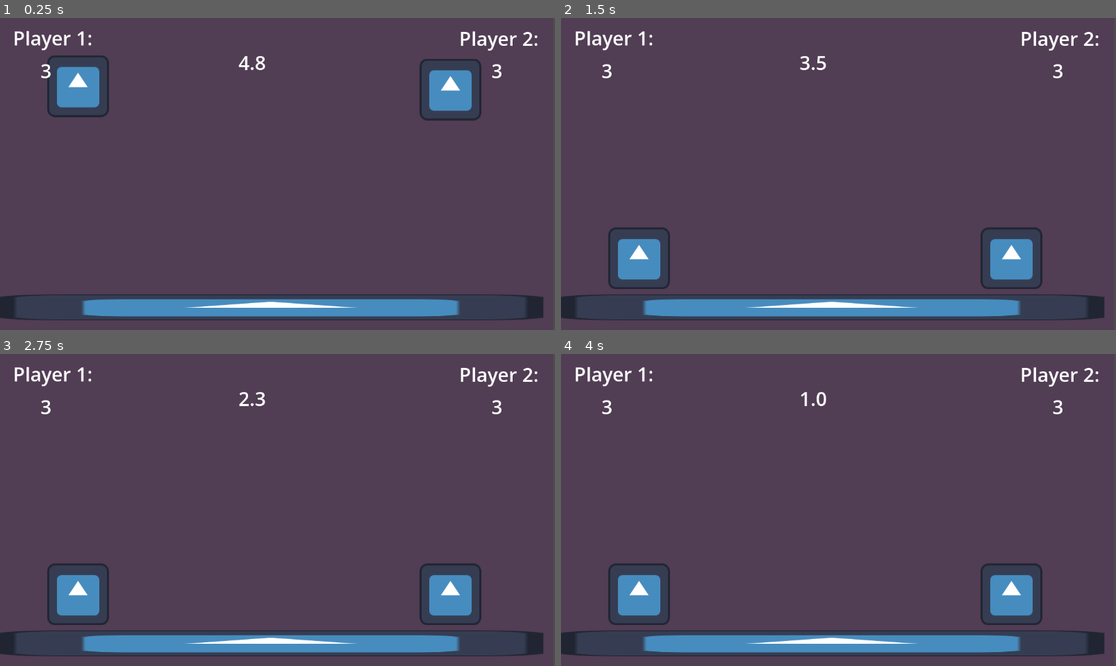
Above: before the commit, frames 1-4 (two rows, left to right).
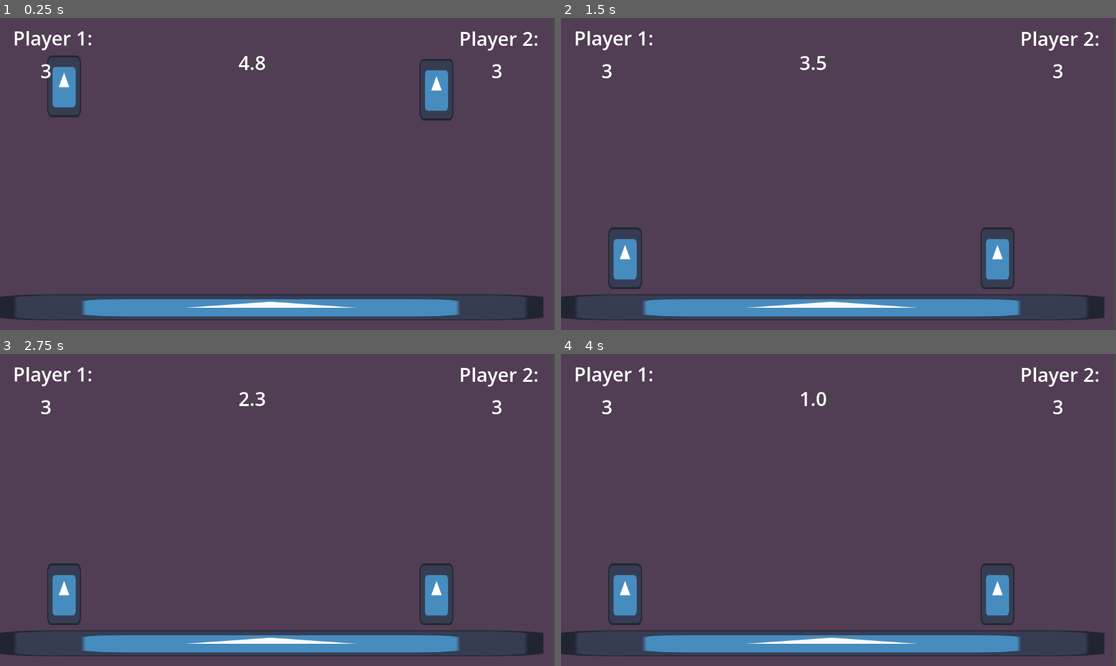
Above: after the commit, the same moments.

Repository: Battlica/game-jam-plus
Game: Godot game, scene res://main.tscn
Two runs of this game, one before a commit and one after it. Both use one fixed random seed, a clock stepped at 60 frames per second and the inputs below. The engine's default icon, where the game draws it, is replaced by a stand-in: a white triangle on a blue panel in a dark square.
Inputs:
- Up to frame 1 (0.25 s): no input
- Up to frame 2 (1.5 s): tap Enter at 1.25 s
- Up to frame 3 (2.75 s): tap Space at 2 s
- Up to frame 4 (4 s): tap Enter at 2.75 s; tap Space at 3.5 s

The runs differ from the first frame. In frame 1, 2.7% of the frame differs, in the area x 8-87%, y 12-33%; in frame 2, 2.7%, in the area x 8-87%, y 67-87%; in frame 3, 2.7%; in frame 4, 2.7%.

Commit message:
Interval gets smaller

Diff:
--- a/lightning_spawner.gd
+++ b/lightning_spawner.gd
@@ -31,6 +31,9 @@
 	$StrikeArea.visible = true
 	check_hit()
 	$LightningDurationTimer.start()
+
+	# Reset lightning interval ad make the duration shorter
+	$IntervalTimer.wait_time *= 0.8
 	$IntervalTimer.start()
 
 
--- a/lightning_spawner.tscn
+++ b/lightning_spawner.tscn
@@ -31,7 +31,8 @@
 debug_color = Color(0.9411544, 0.9730894, 0.99999994, 0.41960785)
 
 [node name="LightningDurationTimer" type="Timer" parent="." unique_id=212971964]
-wait_time = 0.5
+wait_time = 0.35
+one_shot = true
 
 [connection signal="timeout" from="IntervalTimer" to="." method="_on_interval_timer_timeout"]
 [connection signal="timeout" from="WarningTimer" to="." method="_on_warning_timer_timeout"]
--- a/main.gd
+++ b/main.gd
@@ -6,6 +6,7 @@
 func _ready() -> void:
 	$Player1.player_hit.connect($"."._on_player_hit)
 	$Player2.player_hit.connect($"."._on_player_hit)
+	$LightningSpawner.player_hit.connect($"."._on_player_hit)
 
 
 # Called every frame. 'delta' is the elapsed time since the previous frame.
--- a/player.gd
+++ b/player.gd
@@ -10,7 +10,7 @@
 var attack
 var lives := 3
 const SPEED = 500.0
-const JUMP_VELOCITY = -400.0
+const JUMP_VELOCITY = -700.0
 const ACCELERATION = 100
 const FRICTION = 20
 
--- a/player.tscn
+++ b/player.tscn
@@ -4,7 +4,7 @@
 [ext_resource type="Texture2D" uid="uid://v5cu1276vqab" path="res://icon.svg" id="2_qh3su"]
 
 [sub_resource type="RectangleShape2D" id="RectangleShape2D_buxg0"]
-size = Vector2(122.5, 122.5)
+size = Vector2(71.25, 122.5)
 
 [sub_resource type="RectangleShape2D" id="RectangleShape2D_onrkg"]
 size = Vector2(46.5, 33)
@@ -14,16 +14,17 @@
 script = ExtResource("1_bxx23")
 
 [node name="Sprite2D" type="Sprite2D" parent="." unique_id=207986653]
-position = Vector2(2, 1)
+position = Vector2(-27, 1)
+scale = Vector2(0.546875, 1)
 texture = ExtResource("2_qh3su")
 
 [node name="CollisionShape2D" type="CollisionShape2D" parent="." unique_id=210560316]
-position = Vector2(1, 0)
+position = Vector2(-24.625, 0)
 shape = SubResource("RectangleShape2D_buxg0")
 
 [node name="AttackArea" type="Area2D" parent="." unique_id=807345608]
 
 [node name="CollisionShape2D" type="CollisionShape2D" parent="AttackArea" unique_id=210515617]
-position = Vector2(92.75, 6.5)
+position = Vector2(38, -3)
 shape = SubResource("RectangleShape2D_onrkg")
 debug_color = Color(0.6156863, 0.5294118, 0.23529412, 0.73333335)
